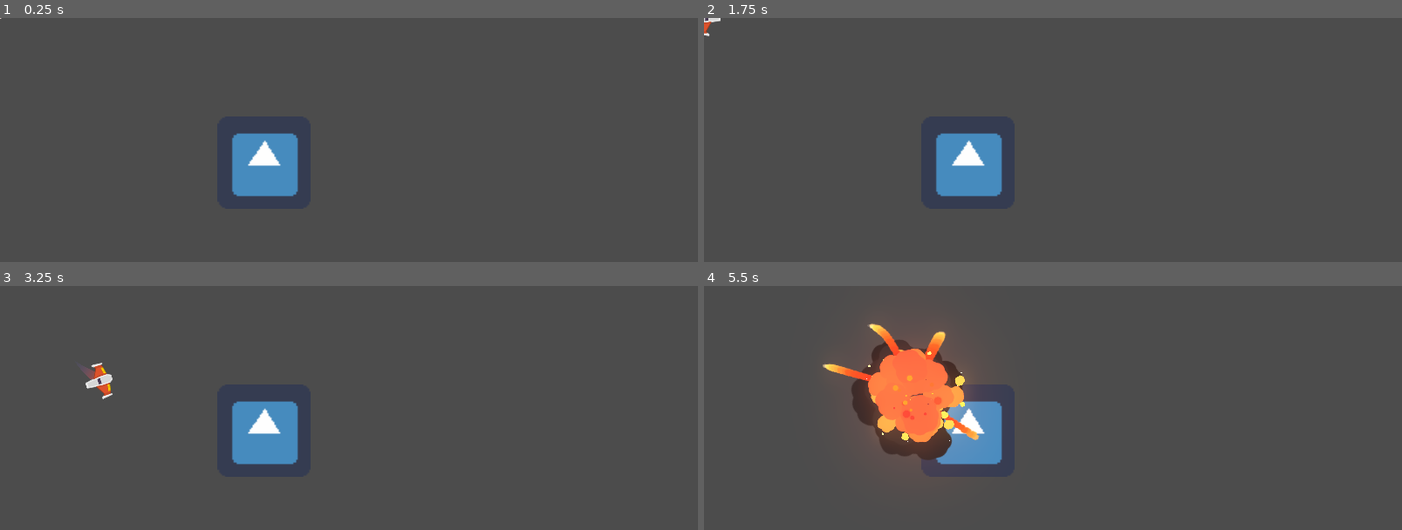
Above: before the commit, frames 1-4 (two rows, left to right).
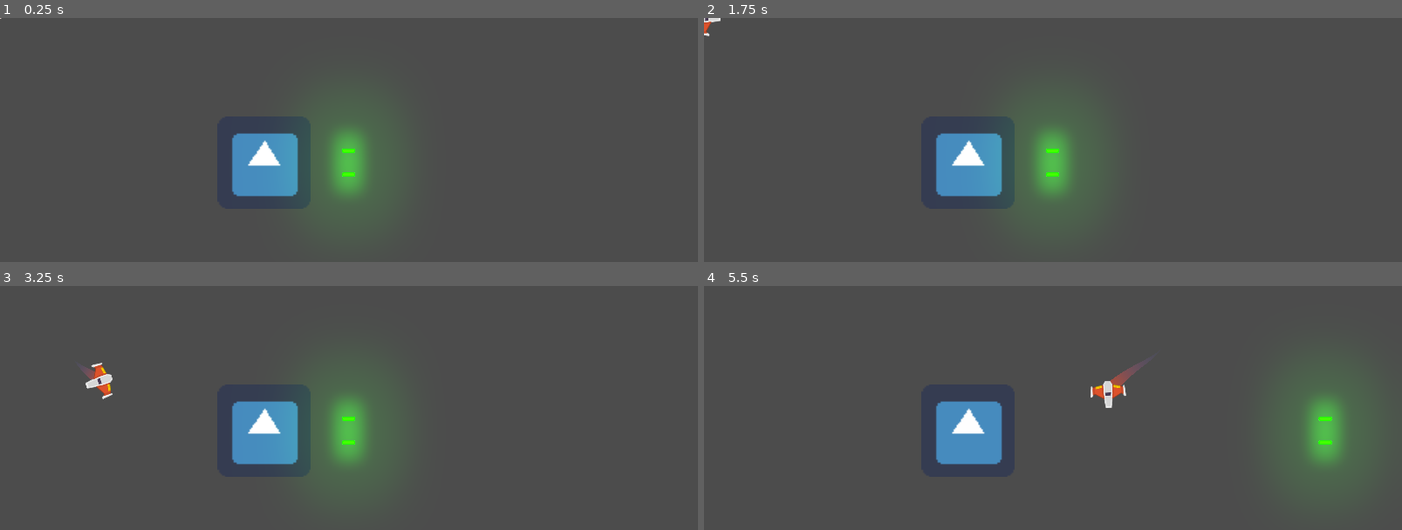
Above: after the commit, the same moments.

Repository: NicoNunez4598/Proyecto_Meteoritos_Juego
Game: Godot game, scene res://Juego/Niveles/NivelTest.tscn
The game is run twice, just before and just after one commit, with the same random seed, the same clock (stepped at 60 frames per second) and the same inputs. The engine's default icon, where the game draws it, is replaced by a stand-in: a white triangle on a blue panel in a dark square.
Inputs:
- Up to frame 1 (0.25 s): no input
- Up to frame 2 (1.75 s): hold P (disparo_principal) 0.53-1.28 s; hold W (mover_adelante) from 0.53 s (still down); tap Space (disparo_secundario) at 1.35 s
- Up to frame 3 (3.25 s): release W (mover_adelante) at 2.03 s; hold A (rotar_antihorario) 2.03-2.78 s; hold S (mover_atras) from 2.03 s (still down); tap D (rotar_horario) at 2.85 s
- Up to frame 4 (5.5 s): hold P (disparo_principal) 3.53-4.28 s; release S (mover_atras) at 4.28 s; hold W (mover_adelante) from 4.28 s (still down); tap Space (disparo_secundario) at 4.35 s; hold A (rotar_antihorario) from 5.03 s (still down)

The runs differ from the first frame. In frame 1, 3.5% of the frame differs, in the area x 44-56%, y 39-79%; in frame 2, 3.5%; in frame 3, 3.5%; in frame 4, 11%, in the area x 17-95%, y 15-80%.

Commit message:
Disparos
Agregado
- Daño + Destruccion al Enemigo Dummy con ambas armas
- Daño al player y sonido de impacto

Diff:
--- a/Enemigo_Dummy.gd
+++ b/Enemigo_Dummy.gd
@@ -1,6 +1,19 @@
 #Enemigo_Dummy.gd
 extends Node2D
 
-func _on_Area2D_body_entered(body: Node) -> void:
+## Atributos
+var hitpoints:float = 10.0
+
+## Metodos
+func recibir_danio(danio: float) -> void:
+	hitpoints -= danio
+	if hitpoints <= 0.0:
+		queue_free()
+
+func _process(delta: float) -> void:
+	$Canion.set_esta_disparando(true)
+
+## Señales
+func _on_body_entered(body: Node) -> void:
 	if body is Player:
 		body.destruir()
--- /dev/null
+++ b/Juego/Enemigos/AreaColision.gd
@@ -0,0 +1,5 @@
+#AreaColision.gd
+extends Area2D
+
+func recibir_danio(danio: float):
+	owner.recibir_danio(danio)
--- a/Juego/Enemigos/Enemigo_Dummy.tscn
+++ b/Juego/Enemigos/Enemigo_Dummy.tscn
@@ -1,7 +1,10 @@
-[gd_scene load_steps=4 format=2]
+[gd_scene load_steps=7 format=2]
 
 [ext_resource path="res://icon.png" type="Texture" id=1]
 [ext_resource path="res://Enemigo_Dummy.gd" type="Script" id=2]
+[ext_resource path="res://Juego/Enemigos/AreaColision.gd" type="Script" id=3]
+[ext_resource path="res://Juego/Proyectiles/ProyectilEnemigo.tscn" type="PackedScene" id=4]
+[ext_resource path="res://Juego/Proyectiles/Canion.tscn" type="PackedScene" id=5]
 
 [sub_resource type="RectangleShape2D" id=1]
 extents = Vector2( 127.517, 128.064 )
@@ -12,6 +15,7 @@
 [node name="Area2D" type="Area2D" parent="."]
 collision_layer = 2
 collision_mask = 9
+script = ExtResource( 3 )
 
 [node name="CollisionShape2D" type="CollisionShape2D" parent="Area2D"]
 shape = SubResource( 1 )
@@ -20,4 +24,10 @@
 scale = Vector2( 4, 4 )
 texture = ExtResource( 1 )
 
+[node name="Canion" parent="." instance=ExtResource( 5 )]
+proyectil = ExtResource( 4 )
+cadencia_disparo = 1.5
+velocidad_proyectil = 1000
+danio_proyectil = 3
+
 [connection signal="body_entered" from="Area2D" to="." method="_on_Area2D_body_entered"]
--- a/Juego/Naves/Player/Player.gd
+++ b/Juego/Naves/Player/Player.gd
@@ -9,6 +9,7 @@
 export var potencia_motor:int = 20
 export var potencia_rotacion:int = 280
 export var estela_maxima:int = 150
+export var hitpoints:float = 15.0
 
 ## Atributos
 var empuje:Vector2 = Vector2.ZERO
@@ -108,6 +109,12 @@
 		return false
 	return true
 
+func recibir_danio(danio: float) -> void:
+	hitpoints -= danio
+	if hitpoints <= 0.0:
+		destruir()
+	$AnimationPlayer.play("Danio")
+
 ## Señales Internas
 func _on_AnimationPlayer_animation_finished(anim_name: String) -> void:
 	if anim_name == "Spawn":
--- a/Juego/Naves/Player/Player.tscn
+++ b/Juego/Naves/Player/Player.tscn
@@ -7,9 +7,25 @@
 [ext_resource path="res://Juego/Proyectiles/Laser/LaserBeam2D.tscn" type="PackedScene" id=5]
 [ext_resource path="res://Juego/Naves/Player/Estela/Trail2D.tscn" type="PackedScene" id=6]
 [ext_resource path="res://Juego/Naves/Player/MotorSFX.tscn" type="PackedScene" id=7]
+[ext_resource path="res://Juego/Naves/Player/danioSFX.ogg" type="AudioStream" id=8]
 
 [sub_resource type="CircleShape2D" id=1]
 radius = 38.6663
+
+[sub_resource type="Animation" id=3]
+resource_name = "Danio"
+tracks/0/type = "value"
+tracks/0/path = NodePath("DanioSFX:playing")
+tracks/0/interp = 1
+tracks/0/loop_wrap = true
+tracks/0/imported = false
+tracks/0/enabled = true
+tracks/0/keys = {
+"times": PoolRealArray( 0, 0.8 ),
+"transitions": PoolRealArray( 1, 1 ),
+"update": 1,
+"values": [ true, false ]
+}
 
 [sub_resource type="Animation" id=2]
 resource_name = "Spawn"
@@ -40,6 +56,7 @@
 
 [node name="Sprite" type="Sprite" parent="."]
 rotation = 1.5708
+scale = Vector2( 0.5, 0.5 )
 texture = ExtResource( 1 )
 
 [node name="CollisionShape2D" type="CollisionShape2D" parent="."]
@@ -65,7 +82,12 @@
 
 [node name="AnimationPlayer" type="AnimationPlayer" parent="."]
 autoplay = "Spawn"
+anims/Danio = SubResource( 3 )
 anims/Spawn = SubResource( 2 )
+
+[node name="DanioSFX" type="AudioStreamPlayer" parent="."]
+stream = ExtResource( 8 )
+bus = "SFX"
 
 [connection signal="animation_finished" from="AnimationPlayer" to="." method="_on_AnimationPlayer_animation_finished"]
 
--- a/Juego/Proyectiles/Canion.tscn
+++ b/Juego/Proyectiles/Canion.tscn
@@ -1,6 +1,6 @@
 [gd_scene load_steps=4 format=2]
 
-[ext_resource path="res://Juego/Proyectiles/Proyectil.tscn" type="PackedScene" id=1]
+[ext_resource path="res://Juego/Proyectiles/ProyectilPlayer.tscn" type="PackedScene" id=1]
 [ext_resource path="res://Juego/Proyectiles/Canion.gd" type="Script" id=2]
 
 [sub_resource type="AudioStreamOGGVorbis" id=1]
@@ -8,6 +8,7 @@
 
 [node name="Canion" type="Node2D"]
 position = Vector2( -1.124, 0 )
+z_as_relative = false
 script = ExtResource( 2 )
 proyectil = ExtResource( 1 )
 
--- a/Juego/Proyectiles/Laser/LaserBeam2D.gd
+++ b/Juego/Proyectiles/Laser/LaserBeam2D.gd
@@ -11,6 +11,8 @@
 export var max_length := 1400.0
 # Base duration of the tween animation in seconds.
 export var growth_time := 0.1
+
+export var radio_danio:float = 4.0
 
 # If `true`, the laser is firing.
 # It plays appearing and disappearing animations when it's not animating.
@@ -33,7 +35,7 @@
 
 func _physics_process(delta: float) -> void:
 	cast_to = (cast_to + Vector2.RIGHT * cast_speed * delta).clamped(max_length)
-	cast_beam()
+	cast_beam(delta)
 
 
 func set_is_casting(cast: bool) -> void:
@@ -56,7 +58,7 @@
 
 # Controls the emission of particles and extends the Line2D to `cast_to` or the ray's
 # collision point, whichever is closest.
-func cast_beam() -> void:
+func cast_beam(delta: float) -> void:
 	var cast_point := cast_to
 
 	force_raycast_update()
@@ -66,6 +68,8 @@
 		cast_point = to_local(get_collision_point())
 		collision_particles.global_rotation = get_collision_normal().angle()
 		collision_particles.position = cast_point
+		if get_collider().has_method("recibir_danio"):
+			get_collider().recibir_danio(radio_danio * delta)
 
 	fill.points[1] = cast_point
 	beam_particles.position = cast_point * 0.5
--- a/Juego/Proyectiles/Laser/LaserBeam2D.tscn
+++ b/Juego/Proyectiles/Laser/LaserBeam2D.tscn
@@ -66,6 +66,7 @@
 enabled = true
 cast_to = Vector2( 0, 0 )
 collision_mask = 6
+collide_with_areas = true
 script = ExtResource( 1 )
 
 [node name="FillLine2D" type="Line2D" parent="."]
--- a/Juego/Proyectiles/Proyectil.gd
+++ b/Juego/Proyectiles/Proyectil.gd
@@ -13,11 +13,22 @@
 	velocidad = Vector2(vel, 0).rotated(dir)
 	danio = danio_p
 
+func _physics_process(delta:float) -> void:
+	position += velocidad * delta
+
+## Metodos Custom
+func daniar(otro_cuerpo: CollisionObject2D) -> void:
+	if otro_cuerpo.has_method("recibir_danio"):
+		otro_cuerpo.recibir_danio(danio)
+
+	queue_free()
+
+## Señales Internas
 func _on_VisibilityNotifier2D_screen_exited() -> void:
 	queue_free()
 
-func _physics_process(delta:float) -> void:
-	position += velocidad * delta
+func _on_area_entered(area: Area2D) -> void:
+	daniar(area)
 
-func _ready():
-	pass # Replace with function body.
+func _on_body_entered(body: Node) -> void:
+	daniar(body)
--- a/Juego/Proyectiles/Proyectil.tscn
+++ b/Juego/Proyectiles/Proyectil.tscn
@@ -4,6 +4,8 @@
 [ext_resource path="res://Juego/Proyectiles/Proyectil.png" type="Texture" id=2]
 
 [node name="Proyectil" type="Area2D"]
+collision_layer = 8
+collision_mask = 6
 script = ExtResource( 1 )
 
 [node name="Sprite" type="Sprite" parent="."]
@@ -18,3 +20,7 @@
 [node name="VisibilityNotifier2D" type="VisibilityNotifier2D" parent="."]
 position = Vector2( 5.23776e-06, 0.0992109 )
 scale = Vector2( 2.21039, 0.672599 )
+
+[connection signal="area_entered" from="." to="." method="_on_area_entered"]
+[connection signal="body_entered" from="." to="." method="_on_body_entered"]
+[connection signal="screen_exited" from="VisibilityNotifier2D" to="." method="_on_VisibilityNotifier2D_screen_exited"]
--- a/Juego/Proyectiles/ProyectilPlayer.tscn
+++ b/Juego/Proyectiles/ProyectilPlayer.tscn
@@ -9,8 +9,6 @@
 [node name="ProyectilPlayer" instance=ExtResource( 1 )]
 z_index = 40
 z_as_relative = false
-collision_layer = 8
-collision_mask = 6
 
 [node name="CollisionShape2D" parent="." index="1"]
 shape = SubResource( 1 )
Not shown: 1 places in Juego/Naves/Player/Player.tscn that only renumber resources
Not shown, added: Juego/Naves/Player/danioSFX.ogg.import
Not shown, added: Juego/Naves/Player/danioSFX.ogg
